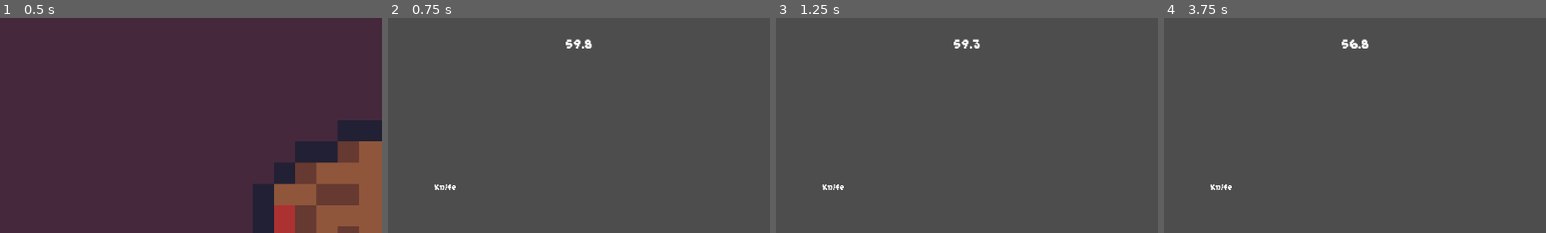
Above: before the commit, frames 1-4 (left to right).
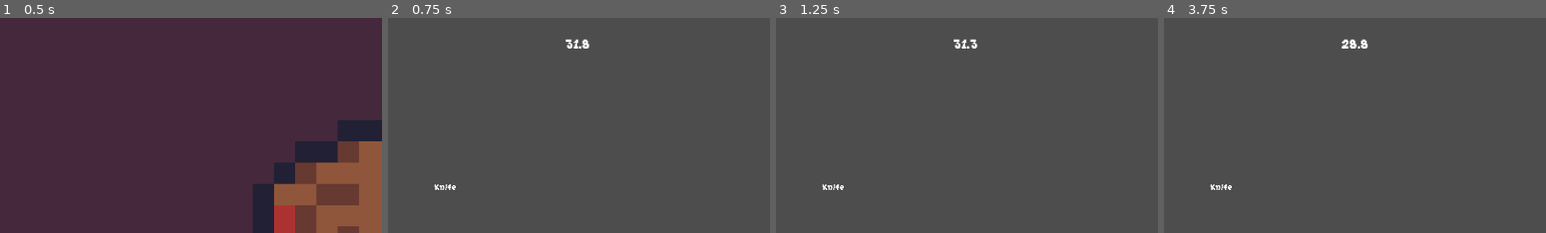
Above: after the commit, the same moments.

Repository: Sastingus/Team-name-GMTK-2026
Game: Godot game, scene res://scenes/worlds/main_menu.tscn
Two runs of this game, one before a commit and one after it. Both use one fixed random seed, a clock stepped at 60 frames per second and the inputs below.
Inputs (mouse positions are % of the whole screen's width and height, from its top left):
- Up to frame 1 (0.5 s): no input
- Up to frame 2 (0.75 s): click "Start" at 0.5 s
- Up to frame 3 (1.25 s): no input
- Up to frame 4 (3.75 s): move the mouse to (72, 45) at 1.27 s; right-click (72, 45) at 1.35 s; move the mouse to (30, 55) at 2.02 s; click (30, 55) at 2.1 s; move the mouse to (60, 28) at 2.77 s; right-click (60, 28) at 2.85 s; tap Enter at 3.5 s; move the mouse to (45, 70) at 3.52 s; click (45, 70) at 3.6 s
The pictures show only the part of the screen within x 25-75%, y 0-50%; the shares and areas given below are measured in that part.

Frame 1 is identical in both runs. In frame 2, 0.2% of the frame differs, in the area x 46-54%, y 9-15%; in frame 3, 0.2%; in frame 4, 0.2%.

Commit message:
transition

Diff:
--- a/autoload/globals.gd
+++ b/autoload/globals.gd
@@ -10,7 +10,7 @@
 
 var in_game := false
 var game_timer := 0.0
-const GAME_TIME = 60
+const GAME_TIME = 32
 
 var current_station : Stations = Stations.KITCHEN
 
--- a/autoload/signal_bus.gd
+++ b/autoload/signal_bus.gd
@@ -9,3 +9,6 @@
 
 signal lose
 signal win
+
+signal fade_out
+signal fade_in
--- a/scenes/worlds/main_menu.tscn
+++ b/scenes/worlds/main_menu.tscn
@@ -5,7 +5,7 @@
 [ext_resource type="Theme" uid="uid://bfti8v7mjvobe" path="res://assets/button_theme.tres" id="3_jixok"]
 [ext_resource type="FontFile" uid="uid://bu8nk1sjrv7xg" path="res://assets/GrapeSoda.ttf" id="3_v0ctj"]
 [ext_resource type="Texture2D" uid="uid://co5aplhdcab5j" path="res://assets/team-name-logo.png" id="5_jixok"]
-[ext_resource type="AudioStream" uid="uid://dq8gdg4o4d23y" path="res://assets/mUSIC/MenuA.mp3" id="6_oa4j6"]
+[ext_resource type="AudioStream" uid="uid://dq8gdg4o4d23y" path="res://assets/music/MenuA.mp3" id="6_oa4j6"]
 
 [sub_resource type="Theme" id="Theme_1b5k1"]
 default_font = ExtResource("3_v0ctj")
--- a/scenes/worlds/world.gd
+++ b/scenes/worlds/world.gd
@@ -9,10 +9,16 @@
 func _process(delta: float) -> void:
 	timer_label.text = str(round(Globals.game_timer*10)/10)
 	music_player()
+	if round(Globals.game_timer*10)/10 == 30.38:
+		fade_out()
+	if round(Globals.game_timer*10)/10 == 30:
+		fade_in()
 
 func _ready() -> void:
 	SignalBus.lose.connect(lose)
 	SignalBus.win.connect(win)
+	SignalBus.fade_in.connect(fade_in)
+	SignalBus.fade_out.connect(fade_out)
 
 func win():
 	win_label.visible = true
@@ -35,11 +41,11 @@
 			audio_stream_player.stream = preload("res://assets/music/SONG3BS2WT.mp3")
 			audio_stream_player.play()
 
+
+func fade_out():
 	var tween = get_tree().create_tween()
-	var tweens = get_tree().create_tween()
+	tween.tween_property(audio_stream_player,"volume_db",-30,0.25)
 
-	if not Globals.game_timer >= 35 and $AudioStreamPlayer.volume_db != -30:
-		tween.tween_property($AudioStreamPlayer, "volume_db", -30, 3.0)
-
-	if Globals.game_timer <= 31:
-		tweens.tween_property($AudioStreamPlayer, "volume_db", 20, 2.0)
+func fade_in():
+	var tween = get_tree().create_tween()
+	tween.tween_property(audio_stream_player,"volume_db",0,0.25)
